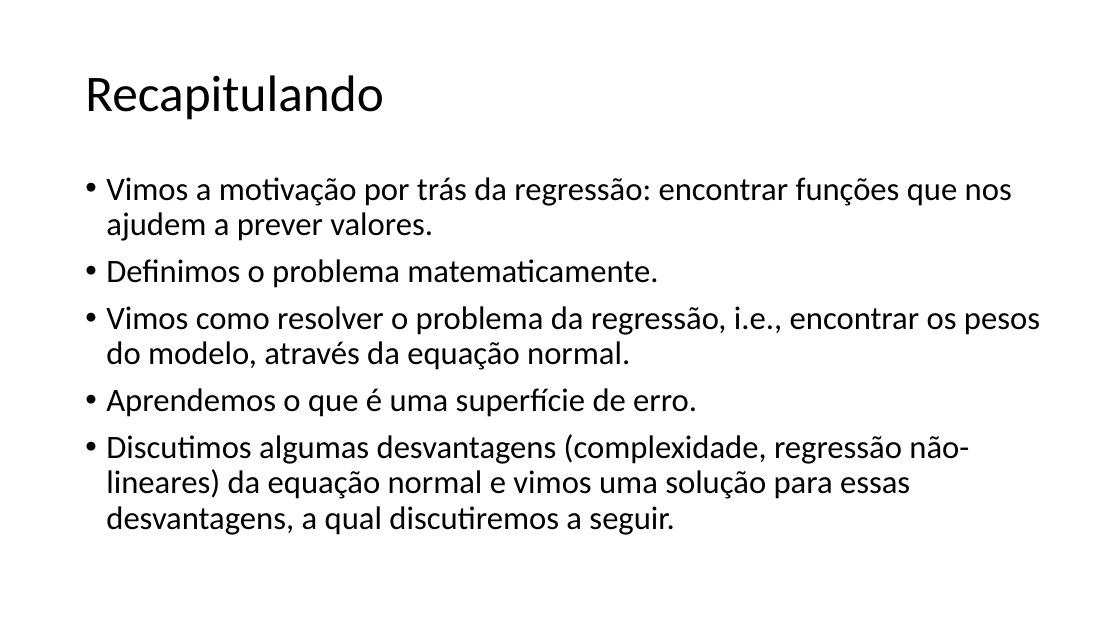
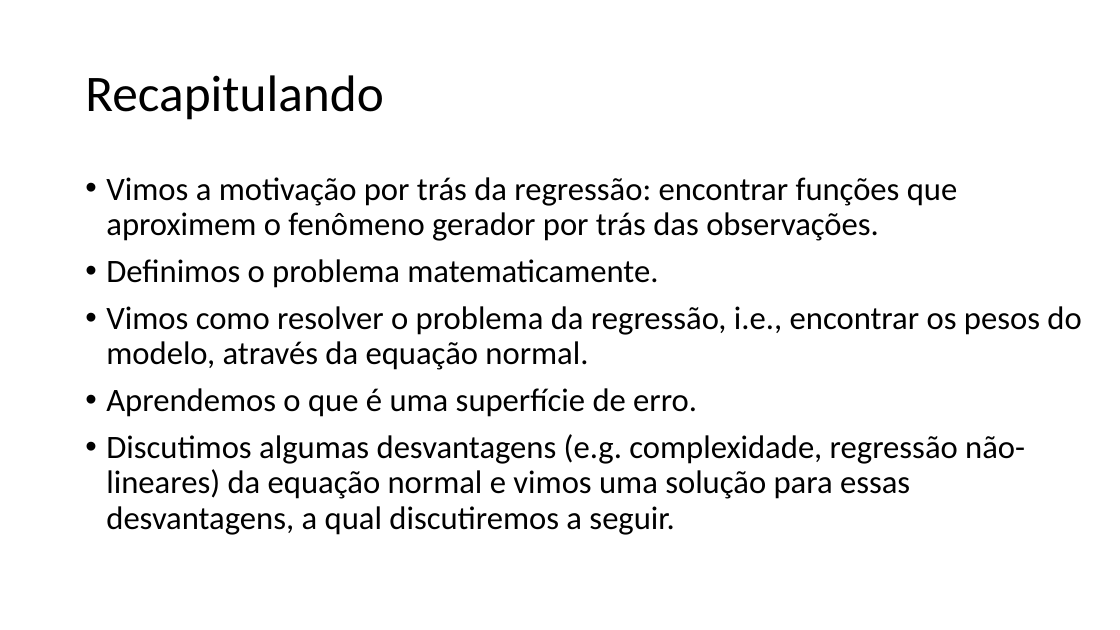
Before and after one commit to zz4fap/t319_aprendizado_de_maquina, a slide deck: slide 2 of slides/T319_Regressão_Linear (Parte II).pptx. Drawn at 1120x630 pixels with LibreOffice and Linux fonts; fonts in the diff are those of the drawing. Boxes give left, top, right and bottom in pixels: in the first picture for what was removed or moved away, otherwise in the second. Text is boxed around its words. In the diff, an @@ line names an element or a change of style, - is before the commit and + after.

```diff
--- a/slides/T319_Regressão_Linear (Parte II).pptx
+++ b/slides/T319_Regressão_Linear (Parte II).pptx
@@ text at box(106, 177, 958, 241): text changed @@
-• Vimos a motivação por trás da regressão: encontrar funções que nos ajudem a prever valores.
+• Vimos a motivação por trás da regressão: encontrar funções que aproximem o fenômeno gerador por trás das observações.
@@ text at box(106, 434, 1025, 535): text changed @@
-• Discutimos algumas desvantagens (complexidade, regressão não-lineares) da equação normal e vimos uma solução para essas desvantagens, a qual discutiremos a seguir.
+• Discutimos algumas desvantagens (e.g. complexidade, regressão não-lineares) da equação normal e vimos uma solução para essas desvantagens, a qual discutiremos a seguir.
```
Also in this commit, not shown: 5 other slides changed, 1 slide added, 2 slides removed, 32 other files.
